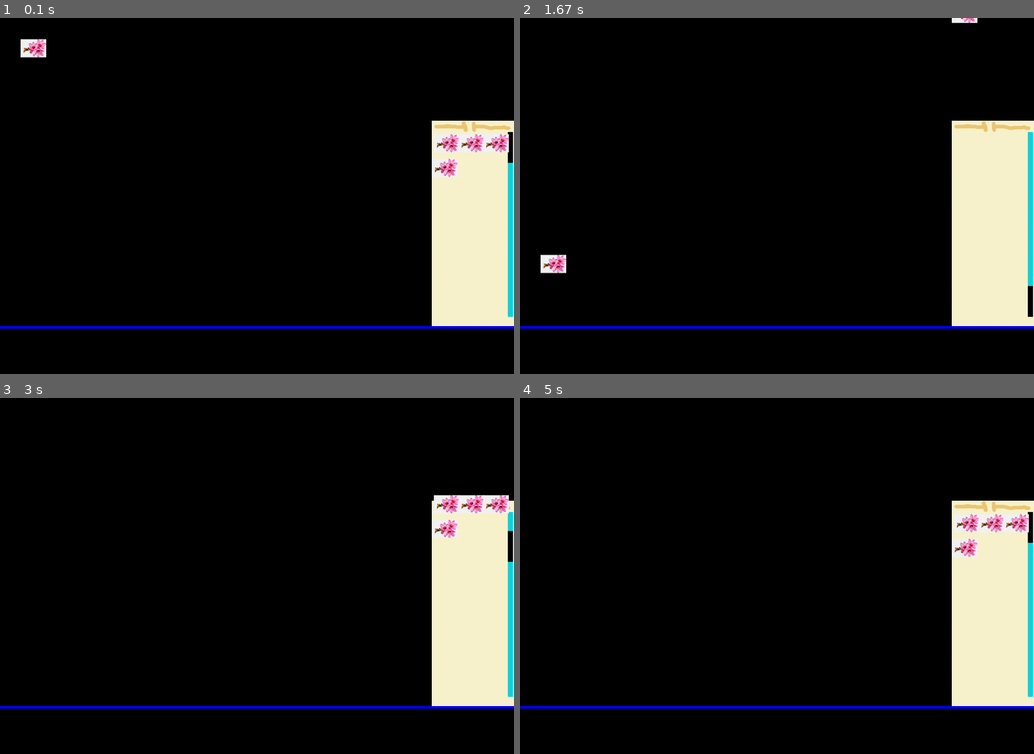
Above: before the commit, frames 1-4 (two rows, left to right).
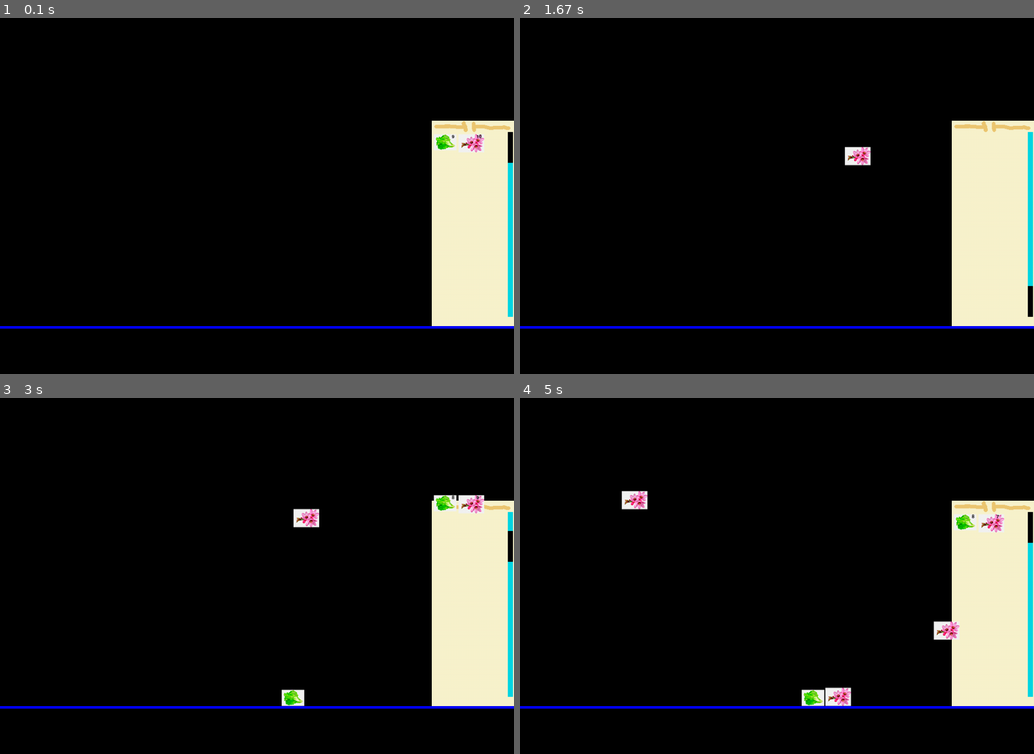
Above: after the commit, the same moments.

Repository: pumpkineater777/projectpygame
Game: pygame game, started from main.py
The game is run twice, just before and just after one commit, with the same random seed, the same clock (stepped at 60 frames per second) and the same inputs.
Inputs (mouse positions are in pixels of both pictures, inside the frame that each line leads up to):
- Up to frame 1 (0.1 s): no input
- Up to frame 2 (1.67 s): press the mouse at (992, 142) at 0.37 s; move the mouse to (802, 142) at 0.47 s; release the mouse at (617, 142) at 0.6 s; press the mouse at (1028, 146) at 0.7 s; move the mouse to (812, 224) at 0.8 s; release the mouse at (597, 299) at 0.93 s; press the mouse at (617, 160) at 1.03 s; move the mouse to (735, 153) at 1.13 s; release the mouse at (859, 146) at 1.27 s; press the mouse at (1028, 299) at 1.37 s; move the mouse to (895, 313) at 1.47 s; release the mouse at (766, 327) at 1.6 s
- Up to frame 3 (3 s): press the mouse at (508, 679) at 1.7 s; move the mouse to (431, 576) at 1.8 s; release the mouse at (359, 472) at 1.93 s; press the mouse at (447, 522) at 2.03 s; move the mouse to (370, 618) at 2.13 s; release the mouse at (292, 711) at 2.27 s; press the mouse at (508, 526) at 2.37 s; move the mouse to (447, 536) at 2.47 s; release the mouse at (385, 547) at 2.6 s; press the mouse at (339, 689) at 2.7 s; move the mouse to (323, 608) at 2.8 s; release the mouse at (308, 526) at 2.93 s
- Up to frame 4 (5 s): press the mouse at (1028, 547) at 3.03 s; move the mouse to (828, 561) at 3.13 s; release the mouse at (622, 579) at 3.27 s; press the mouse at (828, 533) at 3.37 s; move the mouse to (756, 611) at 3.47 s; release the mouse at (689, 689) at 3.6 s; press the mouse at (689, 689) at 3.7 s; move the mouse to (761, 661) at 3.8 s; release the mouse at (838, 629) at 3.93 s; press the mouse at (992, 469) at 4.03 s; move the mouse to (812, 465) at 4.13 s; release the mouse at (633, 458) at 4.27 s; press the mouse at (1028, 579) at 4.37 s; move the mouse to (987, 515) at 4.47 s; release the mouse at (951, 447) at 4.6 s; press the mouse at (992, 522) at 4.7 s; move the mouse to (967, 576) at 4.8 s; release the mouse at (946, 629) at 4.93 s

The runs differ from the first frame. In frame 1, 1.0% of the frame differs, in the area x 4-99%, y 5-45%; in frame 2, 0.6%; in frame 3, 1.2%; in frame 4, 1.7%, in the area x 19-99%, y 26-87%.

Commit message:
first git

Diff:
--- a/ingridient.py
+++ b/ingridient.py
@@ -7,18 +7,38 @@
 
 
 class Ingridient(pg.sprite.Sprite):
-    def __init__(self, x, y):
+    def __init__(self, x, y, name):
         super().__init__()
-        self.image = load_image("flower1.png")
+        self.image = load_image(name)
+        self.name = name
         self.rect = self.image.get_rect()
         self.rect.x = x
         self.rect.y = y
         self.vx = 0
         self.vy = 0
+        self.on = False
 
     def mouse_over(self, mouse):
-        return False
+        if self.rect.collidepoint(mouse):
+            return True
+
+    def update_mouse(self, mouse, my_mouse):
+        mouse_x, mouse_y = mouse
+        self.rect.y = mouse_y - my_mouse[1]
+        self.rect.x = mouse_x - my_mouse[0]
+        self.vy = 0
+        self.vx = 0
+        self.on = False
 
     def update(self, platforms):
-        self.vy += 0.35
+        if not self.on:
+            self.vy += 0.35
         self.rect = self.rect.move(self.vx, self.vy)
+        self.collide(platforms)
+
+    def collide(self, platforms):
+        for p in platforms:
+            if pg.sprite.collide_rect(self, p):
+                self.on = True
+                self.rect.bottom = p.rect.top
+                self.vy = 0
--- a/main.py
+++ b/main.py
@@ -10,12 +10,19 @@
     def __init__(self, x, y, name):
         super().__init__()
         self.image = load_image(name)
+        self.name = name
         self.rect = self.image.get_rect()
         self.rect.x = x
         self.rect.y = y
 
     def mouse_over(self, mouse):
         return False
+
+
+class Inridient_photo(OnlyImage):
+    def mouse_over(self, mouse):
+        if self.rect.collidepoint(mouse):
+            return True
 
 
 class bar(pg.sprite.Sprite):
@@ -30,9 +37,9 @@
         if self.rect.collidepoint(mouse):
             return True
 
-    def update_mouse(self, mouse, ots):
+    def update_mouse(self, mouse, my_mouse):
         mouse_x, mouse_y = mouse
-        self.rect.y = mouse_y - ots
+        self.rect.y = mouse_y - my_mouse[1]
         if self.rect.y < 222:
             self.rect.y = 222
         if self.rect.y > 582 - 60:
@@ -47,7 +54,6 @@
     clock = pg.time.Clock()
     running = True
     entities = pg.sprite.Group()
-    entities.add(Ingridient(40, 40))
     entities.add(OnlyImage(840, 200, "rightobject.png"))
     Bar = bar(988, 222)
     entities.add(Bar)
@@ -57,21 +63,26 @@
     entities.add(temp)
     clicked = None
     ingr = []
-    INGR = [("flower1.png", 9), ("flower1.png", 10), ("flower1.png", 9), ("flower1.png", 10)]
+    INGR = {"letUS.png": 9, "flower1.png": 10}
     temp_x = 4
     temp_y = 4
+    font = pg.font.Font(None, 14)
     for elem in INGR:
-        print(1)
-        temp = OnlyImage(840 + temp_x, 222 + temp_y, elem[0])
+        temp = Inridient_photo(840 + temp_x, 222 + temp_y, elem)
+        entities.add(temp)
+        text = font.render(str(INGR[elem]), True, "black")
+        text_x = 875 + temp_x
+        text_y = 222 + temp_y - (Bar.rect.y - 222)
         ingr.append(temp)
-        entities.add(temp)
         if temp_x == 100:
             temp_x = 0
             temp_y += 48
         else:
             temp_x += 48
+        screen.blit(text, (text_x, text_y))
     entities.draw(screen)
     pg.display.flip()
+    my_mouse = [0, 0]
     while running:
         for event in pg.event.get():
             if event.type == pg.QUIT:
@@ -79,26 +90,52 @@
             if event.type == pg.MOUSEBUTTONDOWN:
                 for elem in entities:
                     if elem.mouse_over(event.pos):
-                        clicked = elem
-                        mouse_y = event.pos[1] - elem.rect.y
+                        if elem == Bar:
+                            clicked = elem
+                            my_mouse[1] = event.pos[1] - elem.rect.y
+                            my_mouse[0] = event.pos[0] - elem.rect.x
+                        elif elem in ingr:
+                            temp = Ingridient(elem.rect.y, elem.rect.x, elem.name)
+                            entities.add(temp)
+                            clicked = temp
+                            my_mouse[1] = event.pos[1] - elem.rect.y
+                            my_mouse[0] = event.pos[0] - elem.rect.x
+                            INGR[elem.name] -= 1
+                            if INGR[elem.name] == 0:
+                                INGR.pop(elem.name)
+                                elem.kill()
+                                print(INGR)
+                                ind = ingr.index(elem)
+                                ingr.pop(ind)
+                        else:
+                            clicked = elem
+                            my_mouse[1] = event.pos[1] - elem.rect.y
+                            my_mouse[0] = event.pos[0] - elem.rect.x
             if event.type == pg.MOUSEBUTTONUP:
                 clicked = None
         screen.fill("black")
         entities.update(platforms)
         if clicked != None:
             mouse_pos = pg.mouse.get_pos()
-            clicked.update_mouse(mouse_pos, mouse_y)
+            clicked.update_mouse(mouse_pos, my_mouse)
         temp_x = 4
         temp_y = 4
+        entities.draw(screen)
+        print(ingr)
         for elem in ingr:
+            elem.rect.x = 840 + temp_x
             elem.rect.y = 222 - (Bar.rect.y - 222) + temp_y
-            elem.rect.x = 840 + temp_x
+            text = font.render(str(INGR[elem.name]), True, "black")
+            text_x = 875 + temp_x
+            text_y = 222 + temp_y - (Bar.rect.y - 222)
             if temp_x == 100:
-                temp_x = 0
+                temp_x = 4
                 temp_y += 48
             else:
                 temp_x += 48
-        entities.draw(screen)
+            screen.blit(text, (text_x, text_y))
+        print(ingr)
+        # сюда надо переставить перерисовку изображения после того как я сделаю изображения прозрачными или до этого цикла поставить прорисовку кликнутого изображения
         pg.display.flip()
         clock.tick(fps)
     pg.quit()
Binary file added: image/letUS.png
